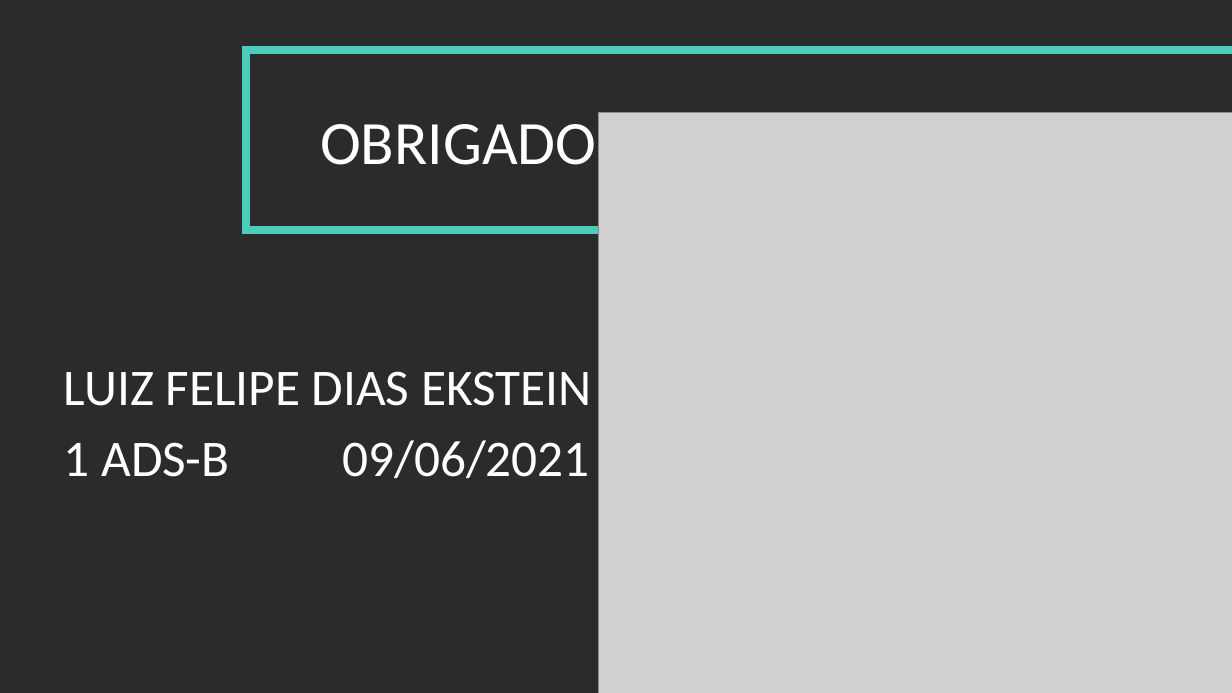
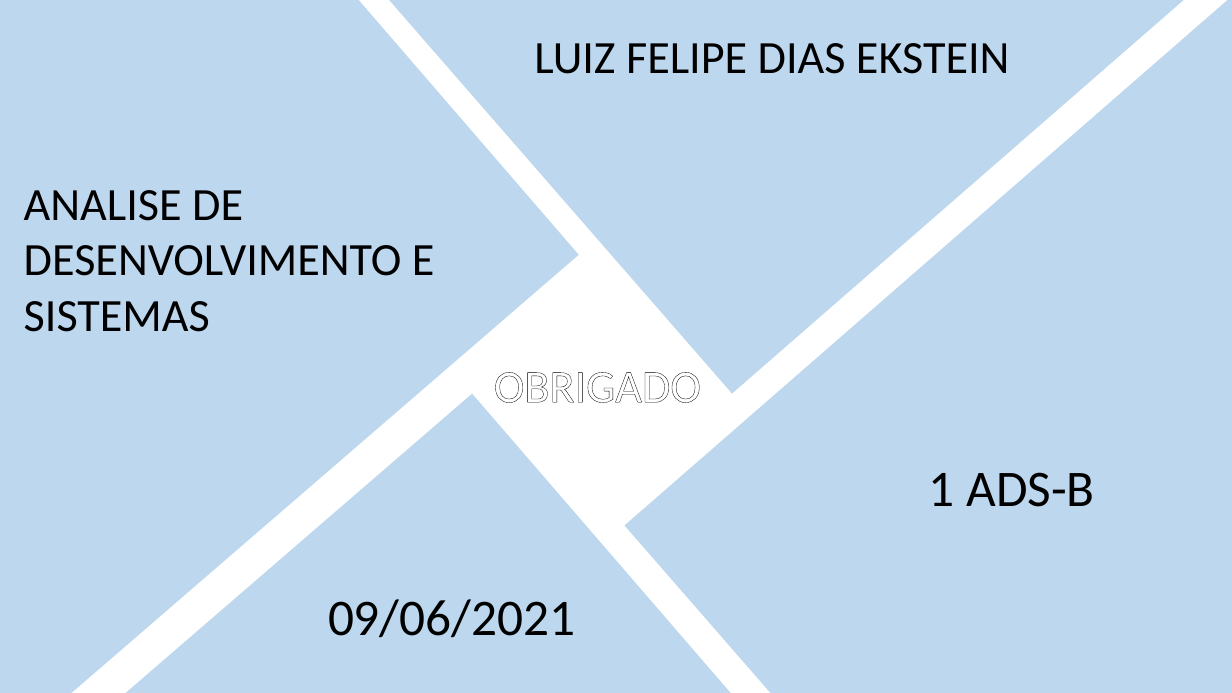
Before and after one commit to luizekstein/individual-project, a slide deck: slide 15 of Documentação/PPT/Apresentação - LOL.pptx (slide 13 before the commit). Drawn at 1232x693 pixels with LibreOffice and Linux fonts; fonts in the diff are those of the drawing; grey boxes stand for pictures; background and template pictures are left out; a plain dark background stands for a picture behind light text. Boxes give left, top, right and bottom in pixels: in the first picture for what was removed or moved away, otherwise in the second. Text is boxed around its words. In the diff, an @@ line names an element or a change of style, - is before the commit and + after.

```diff
--- a/Documentação/PPT/Apresentação - LOL.pptx
+++ b/Documentação/PPT/Apresentação - LOL.pptx
@@ rectangle added at (0, 0, 388, 432), fill #BDD7EE @@
@@ rectangle added at (0, 0, 579, 693), fill #BDD7EE @@
@@ rectangle added at (0, 0, 1187, 394), fill #BDD7EE @@
@@ text "LUIZ FELIPE DIAS EKSTEIN": place and size @@
-text "LUIZ FELIPE DIAS EKSTEIN" at (64, 371, 591, 406)
+text "LUIZ FELIPE DIAS EKSTEIN" at (534, 43, 1009, 74)
@@ text "LUIZ FELIPE DIAS EKSTEIN" at (534, 43, 1009, 74): size 40 to 36 pt, text colour #FFFFFF to #000000 @@
@@ rectangle added at (625, 0, 1232, 693), fill #BDD7EE @@
@@ rectangle removed at (247, 50, 1232, 230) @@
@@ picture removed at (599, 112, 1232, 693) @@
@@ text added at (24, 190, 435, 332), 36 pt, text #000000 @@
+ANALISE DE DESENVOLVIMENTO E SISTEMAS
@@ text at (494, 372, 701, 403): text changed; size 48 to 36 pt @@
-OBRIGADO!
+OBRIGADO
@@ rectangle added at (68, 393, 874, 693), fill #BDD7EE @@
@@ text "1 ADS-B" at (929, 472, 1094, 507): text colour #FFFFFF to #000000 @@
@@ text "1 ADS-B": place and size @@
-text "1 ADS-B" at (64, 442, 229, 477)
+text "1 ADS-B" at (929, 472, 1094, 507)
@@ text "09/06/2021": place and size @@
-text "09/06/2021" at (342, 440, 589, 478)
+text "09/06/2021" at (328, 599, 575, 638)
@@ text "09/06/2021" at (328, 599, 575, 638): text colour #FFFFFF to #000000 @@
```
Also in this commit, not shown: 3 other slides changed, 6 slides added, 4 slides removed, 11 other files.
